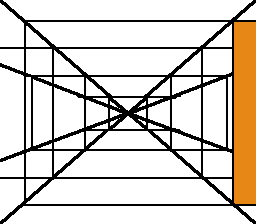
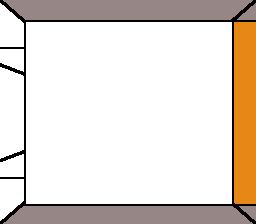
The second w=256, h=224 image is a revision of the first. Changes to its layers:
removed layer "変形" over [3, 0, 256, 224]
painted on "背景" over [3, 0, 256, 224]